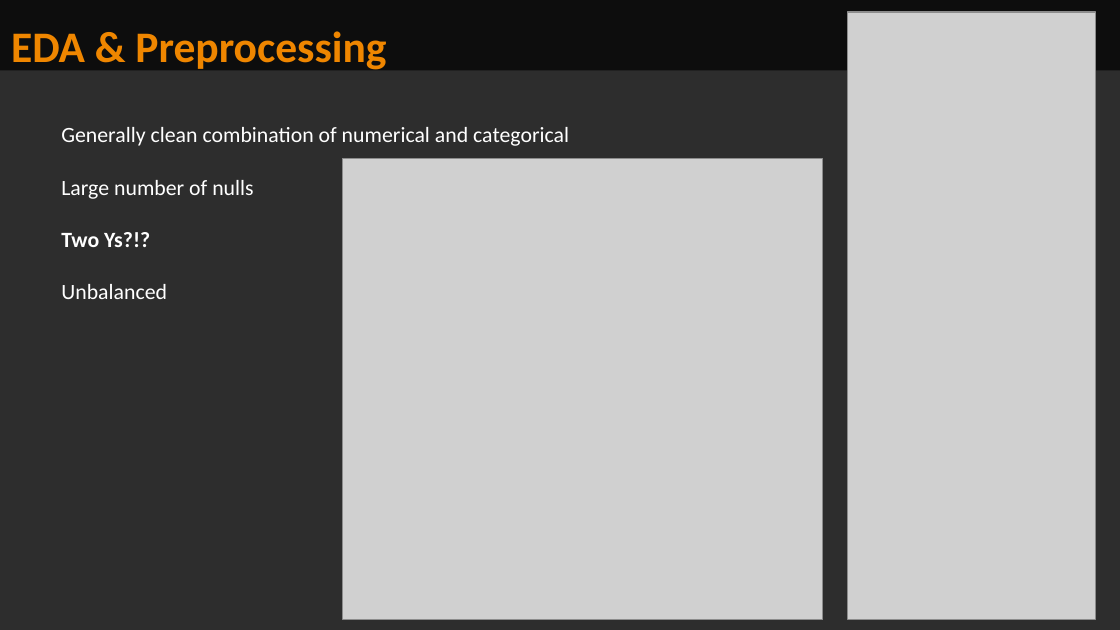
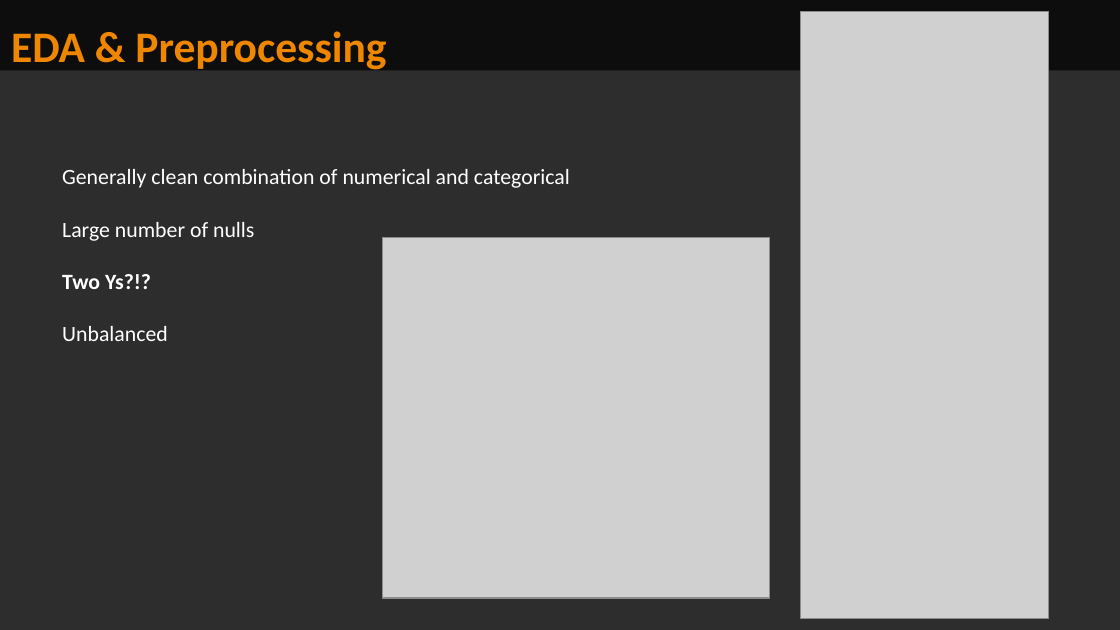
Before and after one commit to Rander417/KeplerExoplanet, a slide deck: slide 5 of Kepler_Analysis_Presentation.pptx. Drawn at 1120x630 pixels with LibreOffice and Linux fonts; fonts in the diff are those of the drawing; grey boxes stand for pictures. Boxes give left, top, right and bottom in pixels: in the first picture for what was removed or moved away, otherwise in the second. Text is boxed around its words. In the diff, an @@ line names an element or a change of style, - is before the commit and + after.

```diff
--- a/Kepler_Analysis_Presentation.pptx
+++ b/Kepler_Analysis_Presentation.pptx
@@ picture: place and size @@
-picture at (848, 12, 1095, 619)
+picture at (801, 11, 1048, 618)
@@ text "Generally clean combination of numerical ...": place and size @@
-text "Generally clean combination of numerical ..." at (61, 127, 569, 299)
+text "Generally clean combination of numerical ..." at (62, 169, 570, 341)
@@ picture: place and size @@
-picture at (343, 159, 823, 619)
+picture at (383, 237, 771, 598)
```
Also in this commit, not shown: 3 other slides changed, 2 other files.
